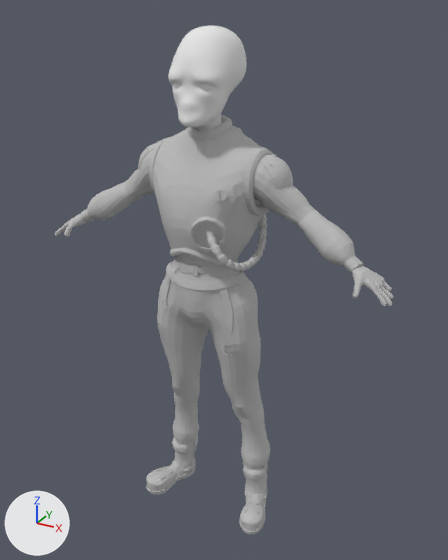
One commit to the FBX model Assets/Art/Meshes/Characters/BP_Cust2_Head2_TPose.fbx: the scene before it, then after it.
Camera for both pictures: a 50 mm lens placed at (0.96, -1.626, 1.774), pointed at (0.024, 0.076, 0.923). The lights are fixed; the arrows at lower left show +X, +Y and +Z. Where no turn or scale is listed for an object, it has been applied to the vertices.

The first picture shows 'Head', 'male_zbrush4_5'.
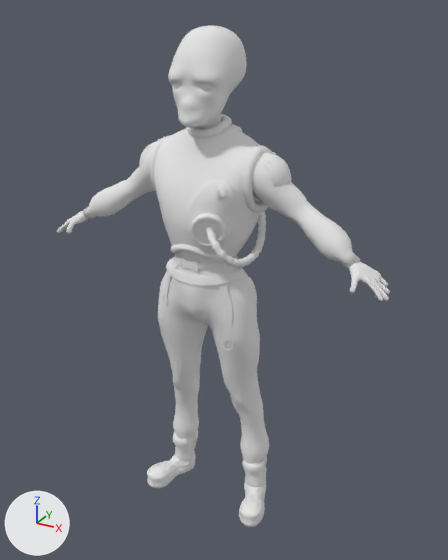
The newer file is also rescaled (x2.799), turned or shifted as a whole; pictures and numbers use the older file's frame.

Where the change shows, as pixel boxes (x1, y1, x2, y2) in the pictures (448 x 560 px):
'male_zbrush4_5', deleted
    before: (55, 115, 394, 535)
'Customer body 2', added
    after: (57, 114, 390, 527)

Edits to the bpy script that builds the scene:
```text
Add mat_box004_001:
    mat_box004_001 = principled_material('Box004_001')
    mat_box004_001.base_color = (0.8, 0.8, 0.8)  # white #e7e7e7
    mat_box004_001.roughness = 0.776
Add me_mesh_1:
    me_mesh_1.from_pydata(...)  # 11952 vertices, 11686 faces; spans x -0.606..0.606, y -0.173..0.219, z -0.001..1.43
    me_mesh_1.materials.append(mat_box004_001)  # white #e7e7e7
Remove ob_male_zbrush4_5:
    ob_male_zbrush4_5 = bpy.data.objects.new('male_zbrush4_5', me_mesh)
    ob_male_zbrush4_5.location = (0.0, 0.012, 0.839)
Add ob_customer_body_2:
    ob_customer_body_2 = bpy.data.objects.new('Customer body 2', me_mesh_1)
    ob_customer_body_2.location = (0.0, 0.012, 0.045)
```
